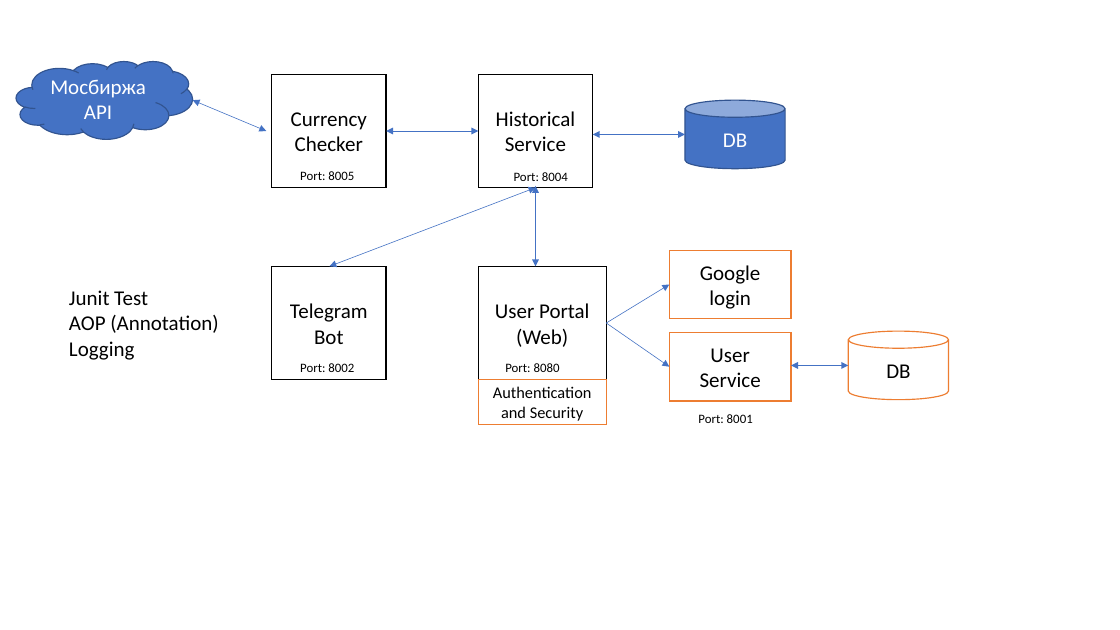
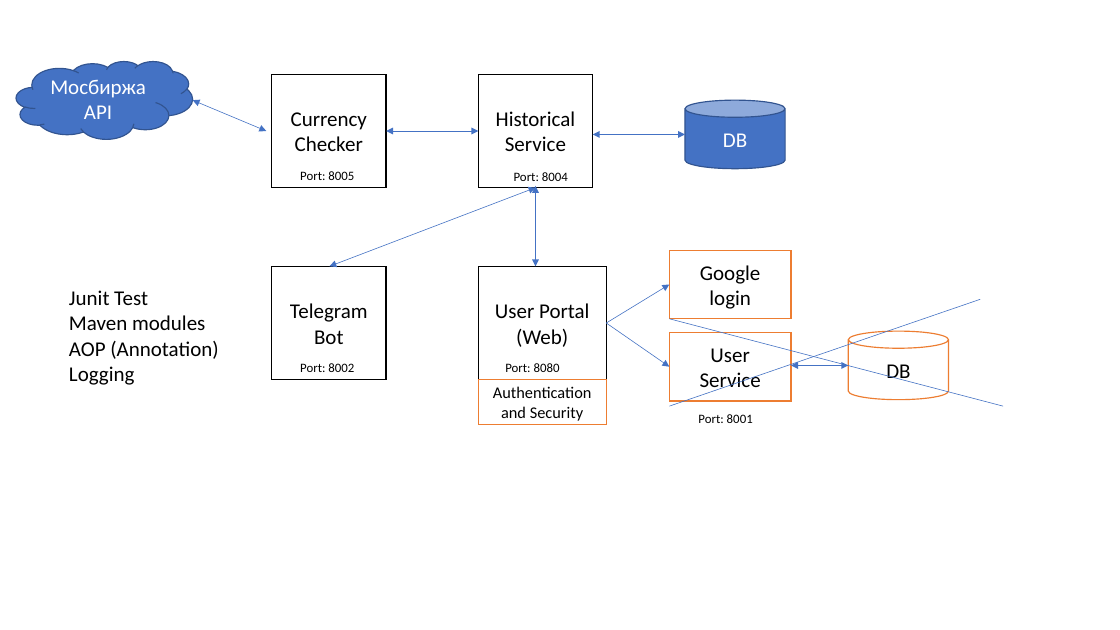
Before and after one commit to AlexDruzhinin/Microservices, a slide deck: slide 1 of Microservices_schema.pptx. Drawn at 1120x630 pixels with LibreOffice and Linux fonts; fonts in the diff are those of the drawing. Boxes give left, top, right and bottom in pixels: in the first picture for what was removed or moved away, otherwise in the second. Text is boxed around its words. In the diff, an @@ line names an element or a change of style, - is before the commit and + after.

```diff
--- a/Microservices_schema.pptx
+++ b/Microservices_schema.pptx
@@ line added from (981, 299) to (670, 407), #4472C4 0.5 pt @@
@@ text at box(69, 315, 205, 330): paragraph added @@
+Maven modules
@@ line added from (670, 319) to (1003, 407), #4472C4 0.5 pt @@
```
Also in this commit, not shown: 9 other files.
